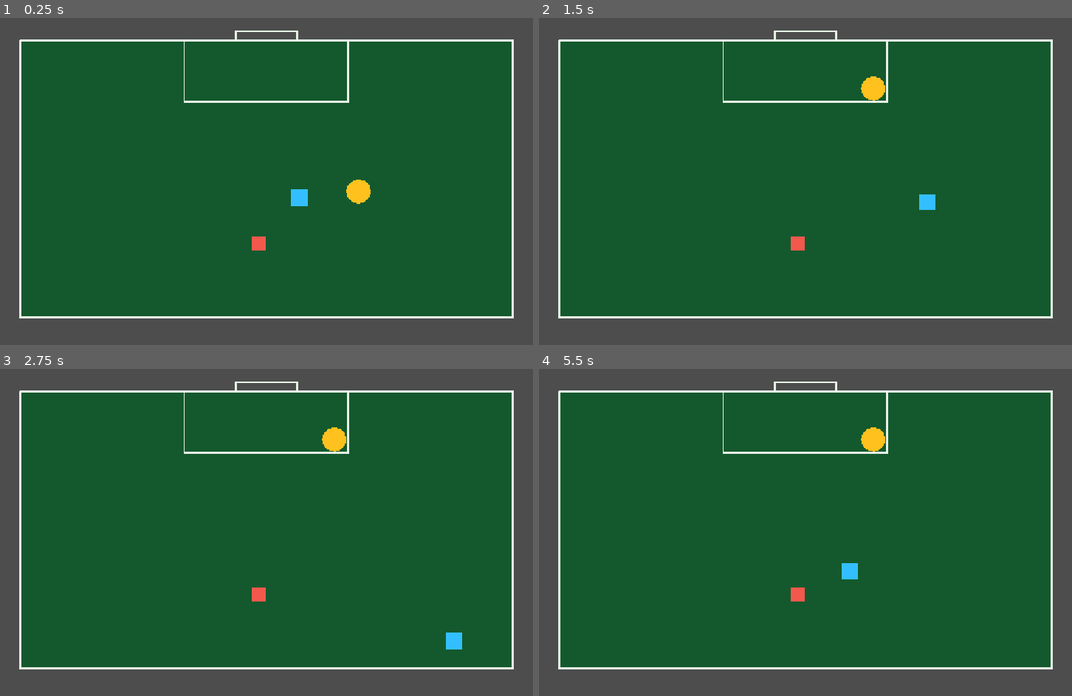
Above: before the commit, frames 1-4 (two rows, left to right).
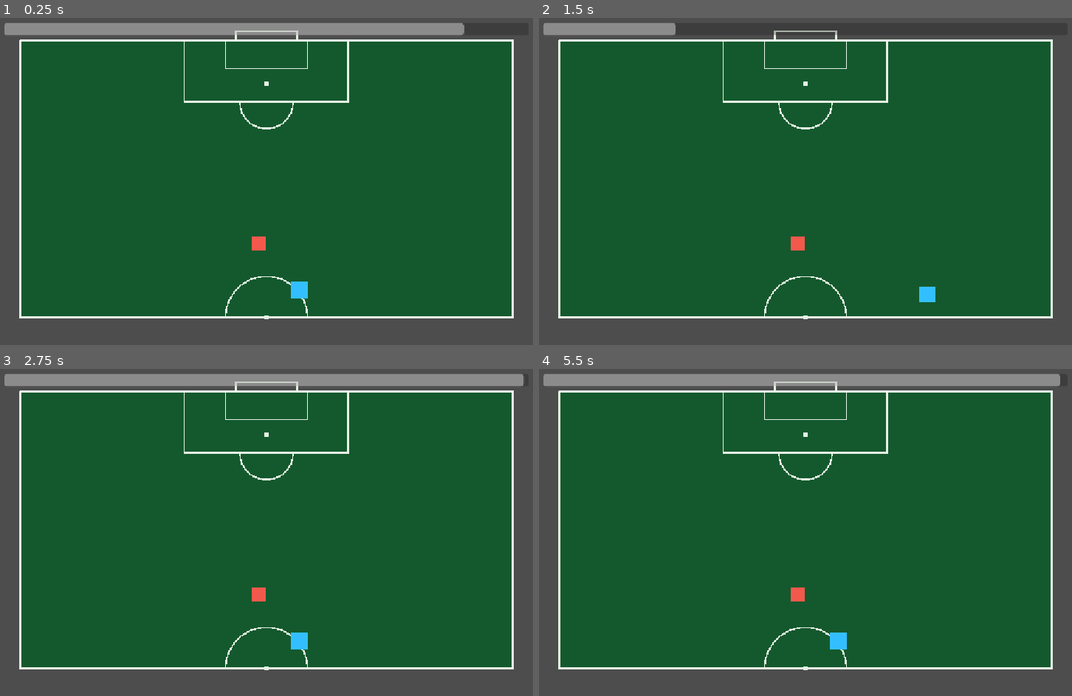
Above: after the commit, the same moments.

Repository: lucasruiz12/el-goat-game
Game: Godot game, scene res://main.tscn
Two runs of this game, one before a commit and one after it. Both use one fixed random seed, a clock stepped at 60 frames per second and the inputs below.
Inputs:
- Up to frame 1 (0.25 s): no input
- Up to frame 2 (1.5 s): hold D (player_move_right) 0.53-1.28 s; hold S (player_move_down) from 1.28 s (still down)
- Up to frame 3 (2.75 s): release S (player_move_down) at 2.03 s; hold D (player_move_right) from 2.03 s (still down)
- Up to frame 4 (5.5 s): release D (player_move_right) at 2.78 s; hold W (player_move_up) 2.78-3.53 s; hold A (player_move_left) 3.53-5.03 s; hold S (player_move_down) from 5.03 s (still down)

The runs differ from the first frame. In frame 1, 3.9% of the frame differs, in the area x 0-88%, y 1-93%; in frame 2, 1.8%; in frame 3, 4.3%, in the area x 0-99%, y 1-93%; in frame 4, 4.3%.

Commit message:
feat: add timed off-ball movement prototype

Diff:
--- a/field/Field.tscn
+++ b/field/Field.tscn
@@ -12,8 +12,16 @@
 
 [node name="MidfieldLine" type="Line2D" parent="."]
 
-[node name="ThreeQuarterLine" type="Line2D" parent="."]
+[node name="CenterCircle" type="Line2D" parent="."]
 
 [node name="PenaltyArea" type="Line2D" parent="."]
 
+[node name="PenaltyArc" type="Line2D" parent="."]
+
+[node name="PenaltySpot" type="Polygon2D" parent="."]
+
 [node name="RivalGoal" type="Line2D" parent="."]
+
+[node name="GoalArea" type="Line2D" parent="."]
+
+[node name="CenterSpot" type="Polygon2D" parent="."]
--- a/field/field.gd
+++ b/field/field.gd
@@ -14,6 +14,12 @@
 @export var goal_depth := 18.0
 @export var penalty_area_width := 320.0
 @export var penalty_area_depth := 120.0
+@export var goal_area_width := 160.0
+@export var goal_area_depth := 55.0
+@export var center_circle_radius := 80.0
+@export var penalty_arc_radius := 52.0
+@export var penalty_spot_distance := 85.0
+@export var penalty_arc_distance := 120.0
 
 @export_category("Visuals")
 @export var surface_color := Color(0.08, 0.35, 0.18)
@@ -22,7 +28,12 @@
 @onready var surface: Polygon2D = $Surface
 @onready var boundary: Line2D = $Boundary
 @onready var midfield_line: Line2D = $MidfieldLine
+@onready var center_circle: Line2D = $CenterCircle
+@onready var center_spot: Polygon2D = $CenterSpot
 @onready var penalty_area: Line2D = $PenaltyArea
+@onready var goal_area: Line2D = $GoalArea
+@onready var penalty_arc: Line2D = $PenaltyArc
+@onready var penalty_spot: Polygon2D = $PenaltySpot
 @onready var rival_goal: Line2D = $RivalGoal
 
 
@@ -41,6 +52,10 @@
 
 func get_rival_goal_center() -> Vector2:
 	return global_position + Vector2(field_size.x * 0.5, 0.0)
+
+
+func get_penalty_spot_position() -> Vector2:
+	return global_position + Vector2(field_size.x * 0.5, penalty_spot_distance)
 
 
 func get_rival_penalty_area() -> Rect2:
@@ -64,6 +79,8 @@
 func configure_visuals() -> void:
 	var penalty_left_x := (field_size.x - penalty_area_width) * 0.5
 	var penalty_right_x := penalty_left_x + penalty_area_width
+	var goal_area_left_x := (field_size.x - goal_area_width) * 0.5
+	var goal_area_right_x := goal_area_left_x + goal_area_width
 	var goal_left_x := (field_size.x - goal_width) * 0.5
 	var goal_right_x := goal_left_x + goal_width
 
@@ -85,12 +102,46 @@
 		Vector2(0.0, field_size.y),
 		field_size,
 	]), line_color, 3.0)
+	configure_line(center_circle, build_arc_points(
+		Vector2(field_size.x * 0.5, field_size.y),
+		center_circle_radius,
+		PI,
+		TAU,
+	), line_color, 3.0)
+	center_spot.position = Vector2(field_size.x * 0.5, field_size.y)
+	center_spot.polygon = PackedVector2Array([
+		Vector2(-4.0, -4.0),
+		Vector2(4.0, -4.0),
+		Vector2(4.0, 4.0),
+		Vector2(-4.0, 4.0),
+	])
+	center_spot.color = line_color
 	configure_line(penalty_area, PackedVector2Array([
 		Vector2(penalty_left_x, 0.0),
 		Vector2(penalty_left_x, penalty_area_depth),
 		Vector2(penalty_right_x, penalty_area_depth),
 		Vector2(penalty_right_x, 0.0),
 	]), line_color, 3.0)
+	configure_line(goal_area, PackedVector2Array([
+		Vector2(goal_area_left_x, 0.0),
+		Vector2(goal_area_left_x, goal_area_depth),
+		Vector2(goal_area_right_x, goal_area_depth),
+		Vector2(goal_area_right_x, 0.0),
+	]), line_color, 3.0)
+	configure_line(penalty_arc, build_arc_points(
+		Vector2(field_size.x * 0.5, penalty_arc_distance),
+		penalty_arc_radius,
+		0.0,
+		PI,
+	), line_color, 3.0)
+	penalty_spot.position = Vector2(field_size.x * 0.5, penalty_spot_distance)
+	penalty_spot.polygon = PackedVector2Array([
+		Vector2(-4.0, -4.0),
+		Vector2(4.0, -4.0),
+		Vector2(4.0, 4.0),
+		Vector2(-4.0, 4.0),
+	])
+	penalty_spot.color = line_color
 	configure_line(rival_goal, PackedVector2Array([
 		Vector2(goal_left_x, 0.0),
 		Vector2(goal_left_x, -goal_depth),
@@ -103,3 +154,12 @@
 	line.points = points
 	line.default_color = color
 	line.width = width
+
+
+func build_arc_points(center: Vector2, radius: float, start_angle: float, end_angle: float, segments := 16) -> PackedVector2Array:
+	var points := PackedVector2Array()
+	for index in range(segments + 1):
+		var progress := float(index) / segments
+		var angle := lerpf(start_angle, end_angle, progress)
+		points.append(center + Vector2(cos(angle), sin(angle)) * radius)
+	return points
--- a/main.gd
+++ b/main.gd
@@ -1,64 +1,64 @@
 extends Node2D
 
-const FieldScript = preload("res://field/field.gd")
+## Main coordina una situacion de desmarque acotada. El tiempo restante se actualiza
+## solo mientras la situacion esta activa y la ProgressBar muestra la misma fraccion,
+## sin crear un sistema de UI general. La evaluacion provisional vive en una funcion
+## aislada para poder reemplazarla luego por criterios tacticos mas completos.
 
-## Main compone los elementos principales del prototipo y coordina el loop de
-## oportunidades. Field concentra las dimensiones y referencias espaciales de cancha,
-## por lo que este nodo solo le solicita las posiciones que necesita para el gameplay.
+@export_category("Off-ball tuning")
+@export var off_ball_duration := 2.0
+@export var restart_interval := 0.75
+@export var teammate_start_position := Vector2(560.0, 450.0)
+@export var player_start_position := Vector2(640.0, 540.0)
+@export var provisional_forward_gain := 80.0
 
-const GRID_COLUMNS := 4
-const GRID_ROWS := 3
-const VALID_ZONE_INDICES := [1, 2, 5, 6]
-const OPPORTUNITY_RADIUS := 24.0
-const PLAYER_RADIUS := 16.0
-const ZONE_MARGIN := 32.0
-const FEEDBACK_DURATION := 0.25
-const OPPORTUNITY_COLOR := Color(1.0, 0.76, 0.12)
-const REACHED_COLOR := Color(0.3, 1.0, 0.5)
+const PLAYER_COLOR := Color(0.2, 0.75, 1.0)
+const SUCCESS_COLOR := Color(0.3, 1.0, 0.5)
+const FAILURE_COLOR := Color(1.0, 0.35, 0.3)
 
 @onready var player: CharacterBody2D = $Player
-@onready var field: FieldScript = $Field
-@onready var opportunity: Polygon2D = $Opportunity
+@onready var player_visual: Polygon2D = $Player/Visual
+@onready var teammate: Polygon2D = $Teammate
+@onready var off_ball_timer: ProgressBar = $Hud/OffBallTimer
 
-var random_number_generator := RandomNumberGenerator.new()
-var is_resolving_opportunity := false
-var current_zone_index := -1
+var remaining_time := 0.0
+var is_off_ball_active := false
 
 
 func _ready() -> void:
-	random_number_generator.randomize()
-	place_next_opportunity()
+	teammate.global_position = teammate_start_position
+	off_ball_timer.max_value = off_ball_duration
+	start_off_ball_situation()
 
 
-func _process(_delta: float) -> void:
-	if is_resolving_opportunity:
+func _process(delta: float) -> void:
+	if not is_off_ball_active:
 		return
 
-	if player.global_position.distance_to(opportunity.global_position) <= PLAYER_RADIUS + OPPORTUNITY_RADIUS:
-		resolve_opportunity()
+	remaining_time = maxf(remaining_time - delta, 0.0)
+	off_ball_timer.value = remaining_time
+	if is_zero_approx(remaining_time):
+		finish_off_ball_situation()
 
 
-func resolve_opportunity() -> void:
-	is_resolving_opportunity = true
-	opportunity.color = REACHED_COLOR
-	await get_tree().create_timer(FEEDBACK_DURATION).timeout
-	place_next_opportunity()
-	is_resolving_opportunity = false
+func start_off_ball_situation() -> void:
+	player.global_position = player_start_position
+	player.velocity = Vector2.ZERO
+	player.set_physics_process(true)
+	player_visual.color = PLAYER_COLOR
+	remaining_time = off_ball_duration
+	off_ball_timer.value = remaining_time
+	is_off_ball_active = true
 
 
-func place_next_opportunity() -> void:
-	var zone_index: int = VALID_ZONE_INDICES[random_number_generator.randi_range(0, VALID_ZONE_INDICES.size() - 1)]
-	while zone_index == current_zone_index:
-		zone_index = VALID_ZONE_INDICES[random_number_generator.randi_range(0, VALID_ZONE_INDICES.size() - 1)]
-	var column := zone_index % GRID_COLUMNS
-	var row := zone_index / GRID_COLUMNS
-	var zone_rect := field.get_grid_cell_rect(GRID_COLUMNS, GRID_ROWS, column, row)
-	var horizontal_margin := minf(ZONE_MARGIN, zone_rect.size.x * 0.5 - OPPORTUNITY_RADIUS)
-	var vertical_margin := minf(ZONE_MARGIN, zone_rect.size.y * 0.5 - OPPORTUNITY_RADIUS)
+func finish_off_ball_situation() -> void:
+	is_off_ball_active = false
+	player.set_physics_process(false)
+	player.velocity = Vector2.ZERO
+	player_visual.color = SUCCESS_COLOR if evaluate_off_ball_position_provisional() else FAILURE_COLOR
+	await get_tree().create_timer(restart_interval).timeout
+	start_off_ball_situation()
 
-	opportunity.global_position = Vector2(
-		random_number_generator.randf_range(zone_rect.position.x + OPPORTUNITY_RADIUS + horizontal_margin, zone_rect.end.x - OPPORTUNITY_RADIUS - horizontal_margin),
-		random_number_generator.randf_range(zone_rect.position.y + OPPORTUNITY_RADIUS + vertical_margin, zone_rect.end.y - OPPORTUNITY_RADIUS - vertical_margin)
-	)
-	opportunity.color = OPPORTUNITY_COLOR
-	current_zone_index = zone_index
+
+func evaluate_off_ball_position_provisional() -> bool:
+	return player.global_position.y <= teammate.global_position.y - provisional_forward_gain
--- a/main.tscn
+++ b/main.tscn
@@ -1,22 +1,30 @@
-[gd_scene load_steps=4 format=3 uid="uid://l6t7e2jk76el"]
+[gd_scene format=3 uid="uid://l6t7e2jk76el"]
 
 [ext_resource type="PackedScene" path="res://player/Player.tscn" id="1_player"]
-[ext_resource type="Script" path="res://main.gd" id="2_main"]
+[ext_resource type="Script" uid="uid://cihh5v0cyh5tt" path="res://main.gd" id="2_main"]
 [ext_resource type="PackedScene" path="res://field/Field.tscn" id="3_field"]
 
 [node name="Node2D" type="Node2D" unique_id=1630127435]
 script = ExtResource("2_main")
 
-[node name="Field" parent="." instance=ExtResource("3_field")]
+[node name="Field" parent="." unique_id=98103881 instance=ExtResource("3_field")]
 
-[node name="Player" parent="." instance=ExtResource("1_player")]
+[node name="Player" parent="." unique_id=2050190805 instance=ExtResource("1_player")]
 position = Vector2(640, 360)
 
-[node name="Teammate" type="Polygon2D" parent="."]
+[node name="Teammate" type="Polygon2D" parent="." unique_id=630086214]
 position = Vector2(560, 450)
+color = Color(0.95, 0.35, 0.3, 1)
 polygon = PackedVector2Array(-14, -14, 14, -14, 14, 14, -14, 14)
-color = Color(0.95, 0.35, 0.3, 1)
 
-[node name="Opportunity" type="Polygon2D" parent="."]
-polygon = PackedVector2Array(24, 0, 20.7846, 12, 12, 20.7846, 0, 24, -12, 20.7846, -20.7846, 12, -24, 0, -20.7846, -12, -12, -20.7846, 0, -24, 12, -20.7846, 20.7846, -12)
-color = Color(1, 0.76, 0.12, 1)
+[node name="Hud" type="CanvasLayer" parent="." unique_id=454082695]
+
+[node name="OffBallTimer" type="ProgressBar" parent="Hud" unique_id=1837911502]
+offset_left = 64.0
+offset_top = 20.0
+offset_right = 1088.0
+offset_bottom = 44.0
+mouse_filter = 2
+max_value = 2.0
+value = 2.0
+show_percentage = false
